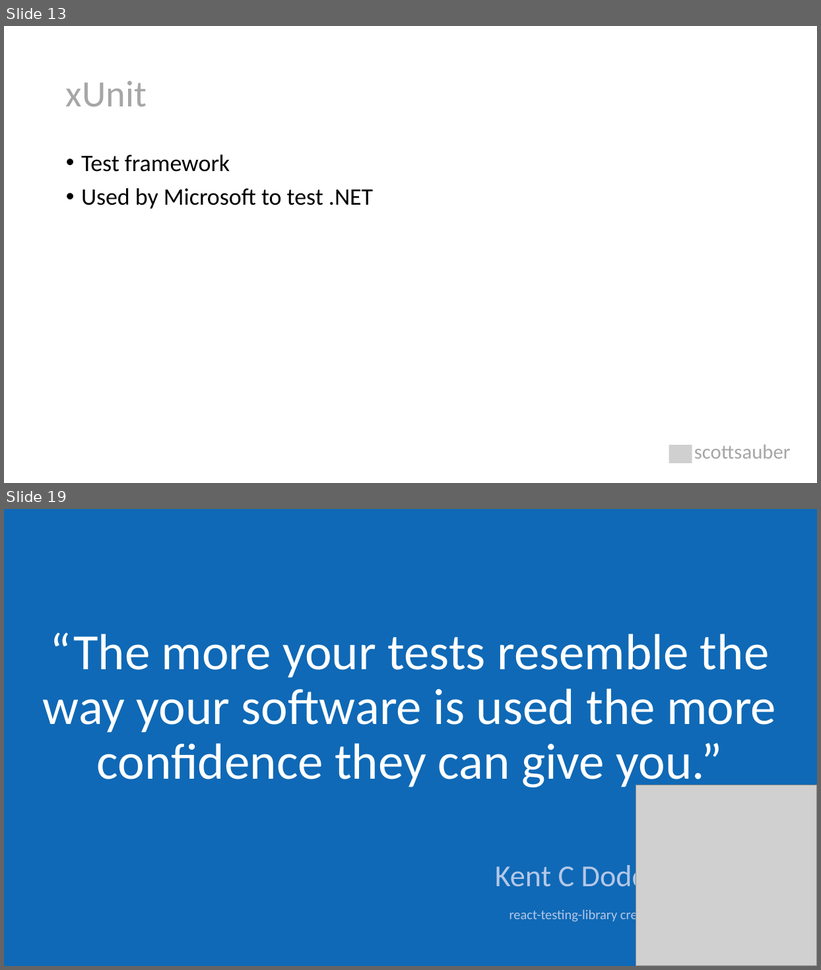
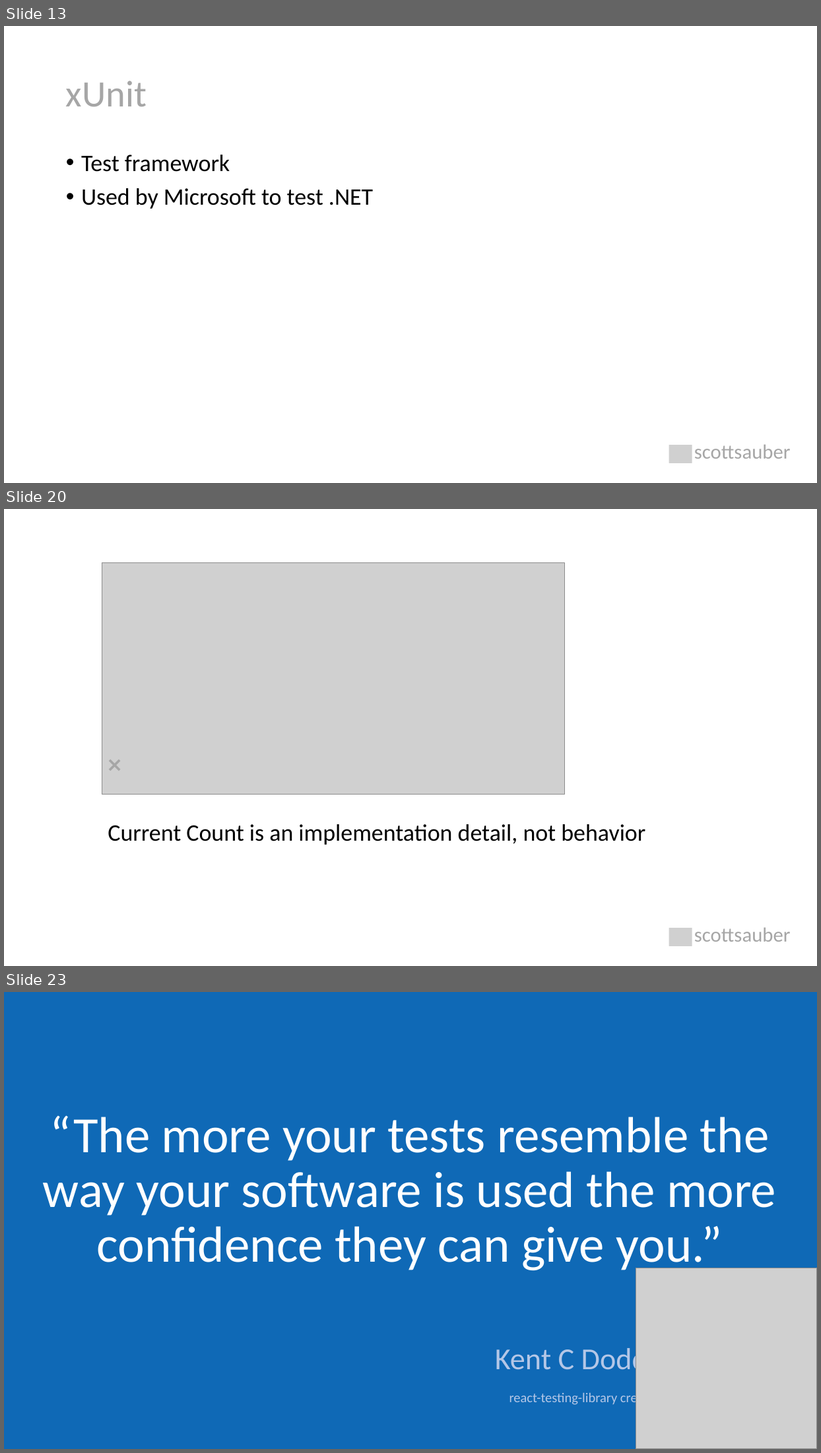
Before and after one commit to scottsauber/talks, a slide deck: 2023-11-09-JetBrains-TDDWithBlazor/TDD with Blazor.pptx. Shown one above the other, each under a label of ours: slides 13 and 19 before the commit, slides 13, 20 and 23 after it; the slides between them are not shown. The pictures are 821x970 and 821x1453 pixels, drawn with LibreOffice and Linux fonts; fonts in the diff are those of the drawing; grey boxes stand for pictures. Boxes give left, top, right and bottom in pixels: in the first picture for what was removed or moved away, otherwise in the second. Text is boxed around its words. In the diff, an @@ line names an element or a change of style, - is before the commit and + after.

```diff
--- a/2023-11-09-JetBrains-TDDWithBlazor/TDD with Blazor.pptx
+++ b/2023-11-09-JetBrains-TDDWithBlazor/TDD with Blazor.pptx
@@ slide 20 added at (x1=4, y1=509, x2=817, y2=966), background #FFFFFF @@
@@ picture added at (x1=102, y1=563, x2=564, y2=795) @@
@@ title added at (x1=108, y1=824, x2=646, y2=845), 28 pt, text #000000 @@
+❌
+Current Count is an implementation detail, not behavior
@@ picture added at (x1=669, y1=928, x2=692, y2=947) @@
@@ text added at (x1=694, y1=928, x2=791, y2=942), 24 pt, text #A6A6A6 @@
+scottsauber
@@ what was slide 19 is now slide 23 @@
```
Also in this commit, not shown: 9 slides changed, 8 other slides added, 3 slides removed, 6 other files.
